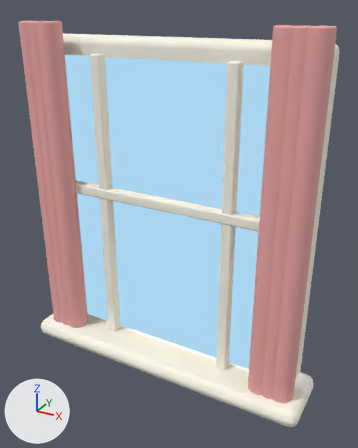
The glTF model assets/3d/native/window11B.glb, before and after one commit.
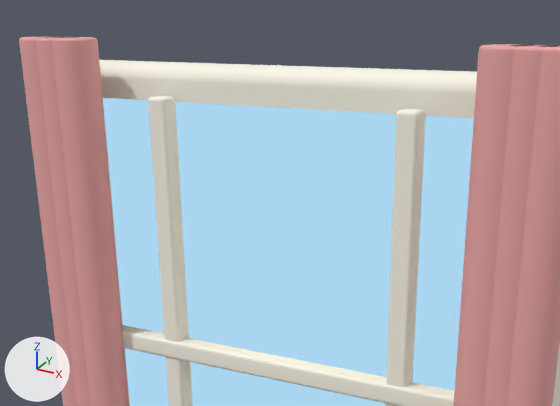
The first picture shows the older version from a camera (50 mm lens) standing at (1.17, -2.09, 1.83) and looking at (0.07, -0.09, 0.83). The close-ups show the older and then the newer version on the part from 2% to 89% of the width and 0% to 50% of the height of that picture. Only the edits that show in the close-ups are written down. Lighting does not change. The marker at lower left points along +X, +Y and +Z. Where no turn or scale is listed for an object, it has been applied to the vertices.

Objects in the first close-up: 'Curtain fold', 'Curtain fold.001', 'Curtain fold.002', 'Curtain fold.003', 'Curtain fold.004', 'Curtain fold.005', 'Window crossbar', 'Window frame', 'Window glass', 'Window muntin', 'Window muntin.001'.
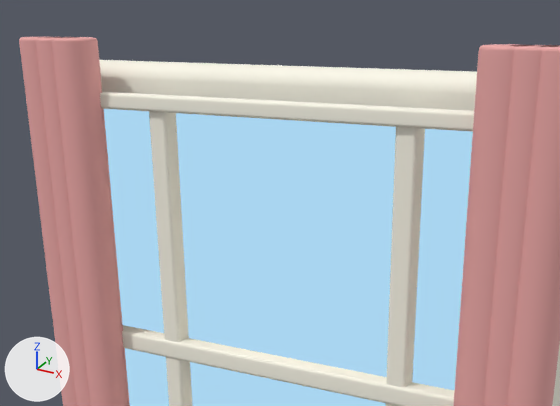
Pixel boxes [x1, y1, x2, y2] of what changed, in the close-ups (560 x 406 px):
'Opening sash rail.001', added: after [100, 92, 474, 132]

The change, as a list of edits to the scene's bpy script:
```text
Add me_cube_1488:
    me_cube_1488.from_pydata(...)  # 96 vertices, 188 faces; spans x -0.635..0.635, y -0.022..0.022, z -0.02..0.02
    me_cube_1488.materials.append(mat_window_area_cream_010)
Add ob_opening_sash_rail_001:
    ob_opening_sash_rail_001 = bpy.data.objects.new('Opening sash rail.001', me_cube_1488)
    ob_opening_sash_rail_001.location = (0.0, -0.143, 1.61)
```
